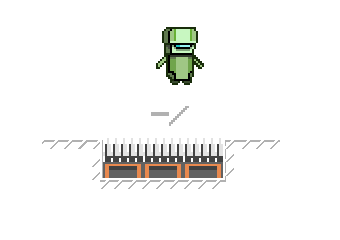
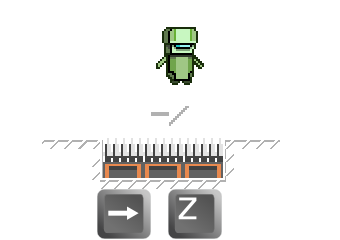
The second w=340, h=240 image is a revision of the first. Changes to its layers:
added layer "Pasted Layer #1" above "Pasted Layer" over (168, 189, 222, 239)
painted on "land2" over (97, 189, 151, 239)
